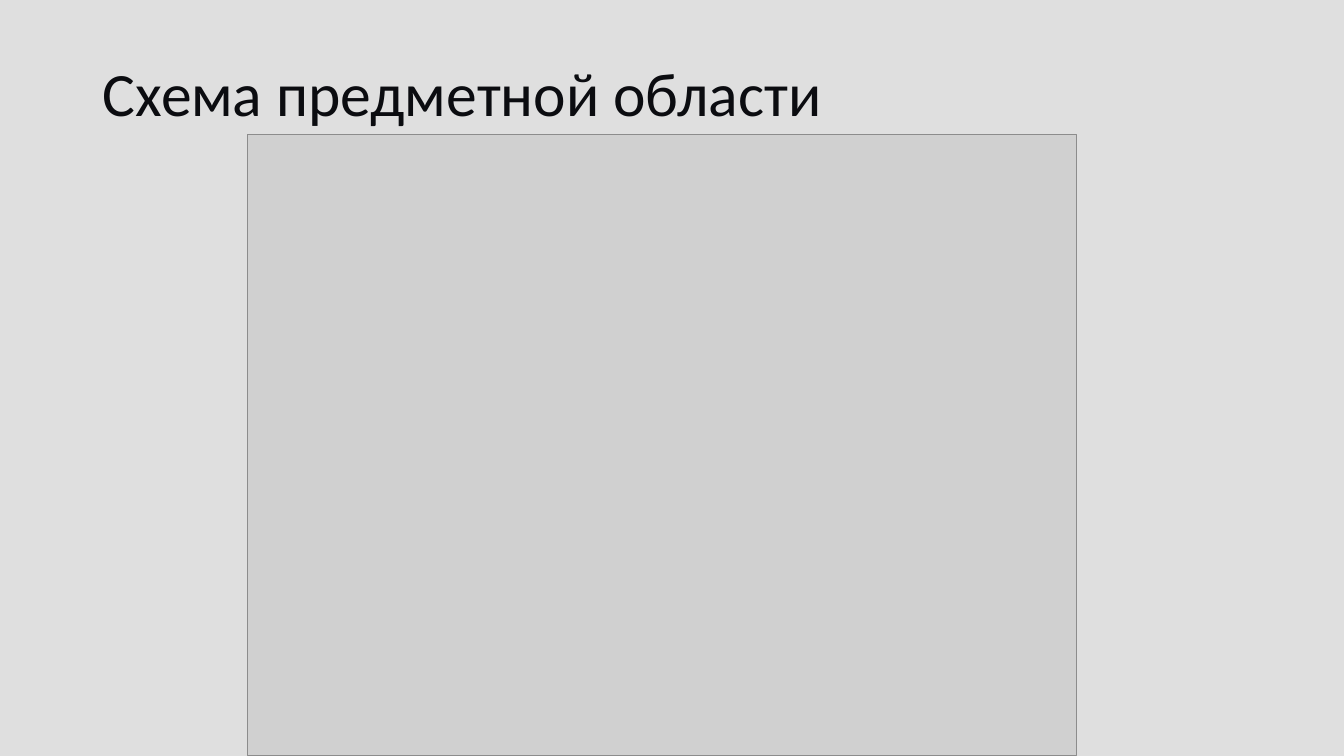
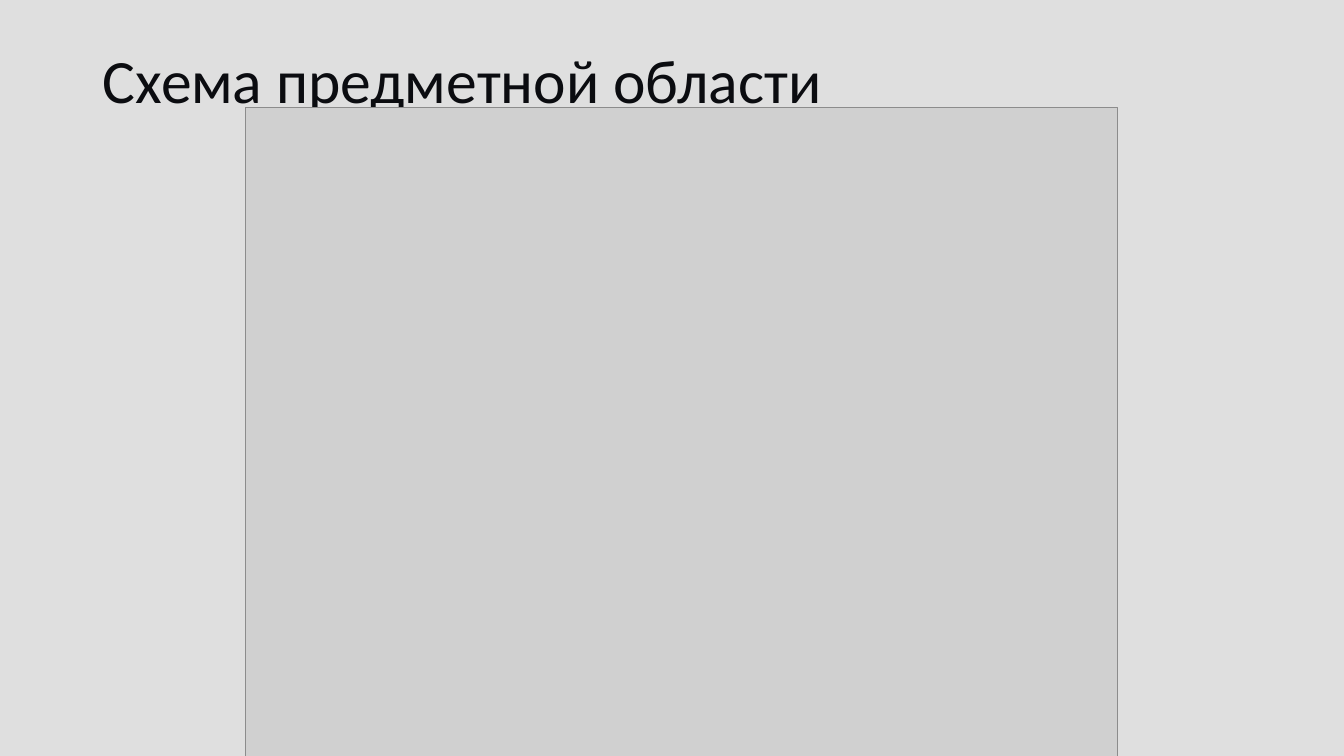
Before and after one commit to fairay/CourseDataBase, a slide deck: slide 3 of docs/presentation.pptx. Drawn at 1344x756 pixels with LibreOffice and Linux fonts; fonts in the diff are those of the drawing; grey boxes stand for pictures. Boxes give left, top, right and bottom in pixels: in the first picture for what was removed or moved away, otherwise in the second. Text is boxed around its words. In the diff, an @@ line names an element or a change of style, - is before the commit and + after.

```diff
--- a/docs/presentation.pptx
+++ b/docs/presentation.pptx
@@ title "Схема предметной области" rewrapped from (102,74,821,126) to (102,61,821,118) @@
@@ picture: place and size @@
-picture at (247,134,1077,756)
+picture at (245,107,1118,756)
```
Also in this commit, not shown: 17 other files.
